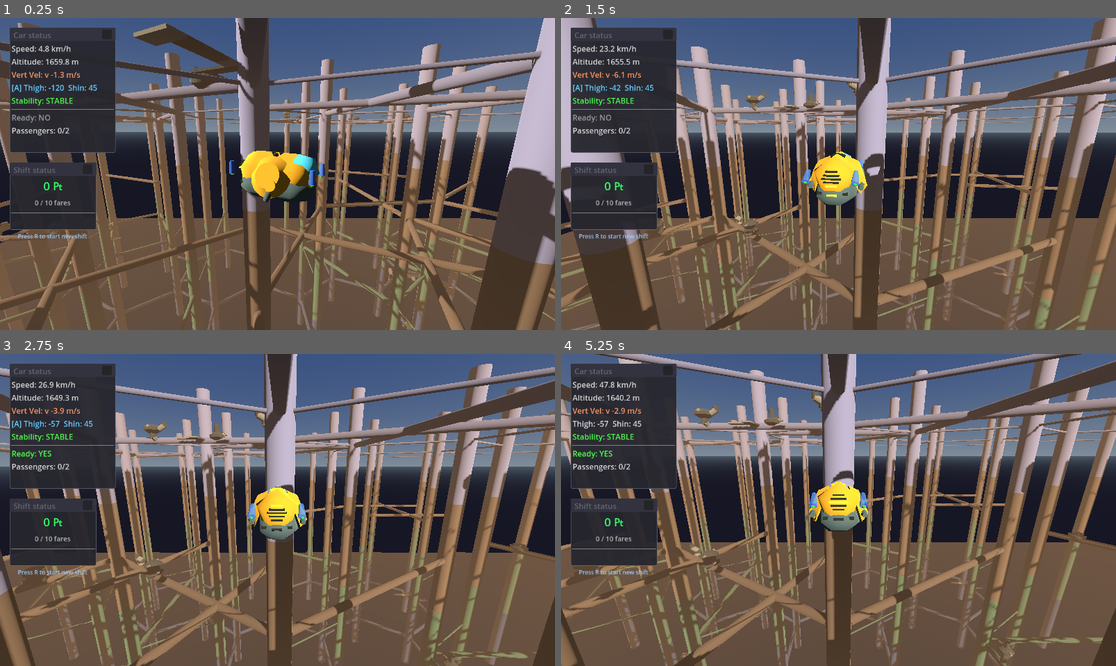
Above: before the commit, frames 1-4 (two rows, left to right).
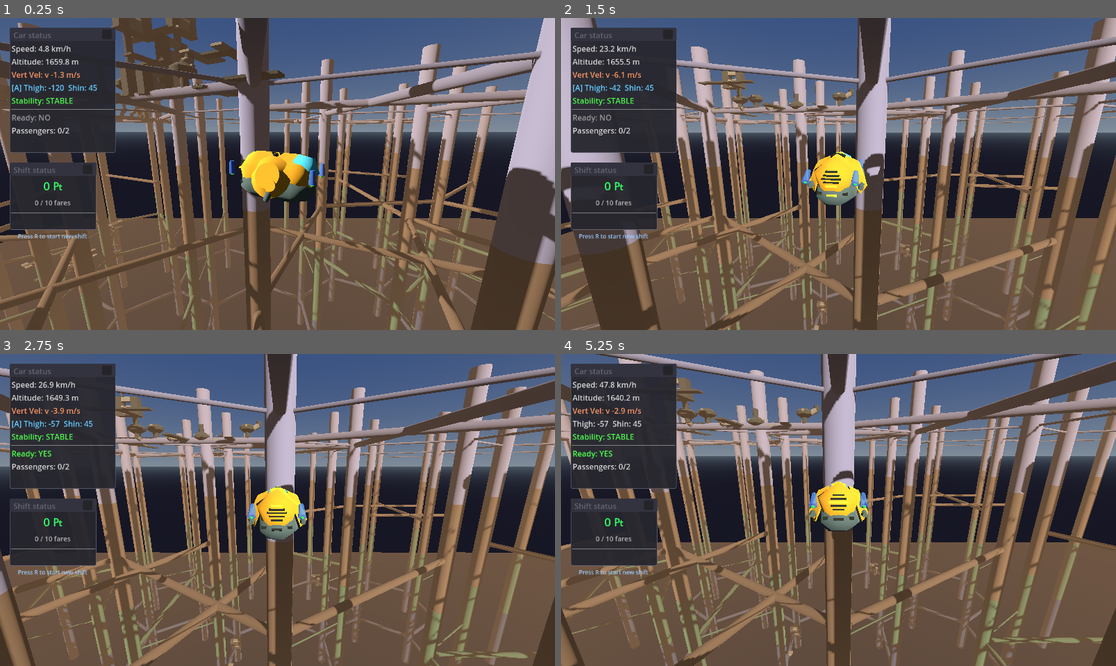
Above: after the commit, the same moments.

Repository: TaxiService/fcar
Game: Godot game, scene res://city/city_test.tscn
Same seed, same stepped clock (60 frames per second), same inputs: the game is played once before the commit and once after it.
Inputs (mouse positions are in pixels of both pictures, inside the frame that each line leads up to):
- Up to frame 1 (0.25 s): no input
- Up to frame 2 (1.5 s): tap R (toggle_ready_for_fares) at 0.5, 1.25 s; move the mouse to (866, 174) at 0.52 s; hold C (crouch) 0.53-1.28 s; hold W (forward) from 0.53 s (still down); click (866, 174) at 0.67 s; tap Space (jump) at 0.77 s; move the mouse to (810, 174) at 1.27 s; tap T (eject_passengers) at 1.35 s
- Up to frame 3 (2.75 s): keep holding W (forward); tap Space (jump) at 1.52 s; tap R (toggle_ready_for_fares) at 2 s; move the mouse to (288, 503) at 2.02 s; tap V (toggle_auto_hover) at 2.1 s
- Up to frame 4 (5.25 s): keep holding W (forward); tap R (toggle_ready_for_fares) at 2.75, 3.5, 3.6, 4.25 s; move the mouse to (832, 516) at 2.77 s; tap Ctrl (toggle_com_compensation) at 2.85 s; click (832, 516) at 2.92 s; tap Space (jump) at 3.02, 3.77, 4.52 s; move the mouse to (877, 513) at 3.52 s; move the mouse to (794, 506) at 4.27 s; tap Alt at 4.35 s; move the mouse to (844, 510) at 5.02 s; hold Shift from 5.03 s (still down); click (844, 510) at 5.17 s

The runs differ from the first frame. In frame 1, 4.3% of the frame differs, in the area x 0-100%, y 0-100%; in frame 2, 1.5%; in frame 3, 1.8%; in frame 4, 1.9%.

Commit message:
added volume_med.tscn, tweaked waypoint look, small tweaks

Diff:
--- a/FCar.gd
+++ b/FCar.gd
@@ -256,9 +256,9 @@
 			var dist = cx + cy
 			if dist <= 14:
 				if dist >= 11:
-					img.set_pixel(x, y, Color(1.0, 1.0, 1.0, 1.0))  # White border
+					img.set_pixel(x, y, Color(1.0, 0.472, 0.835, 1.0))  # White border
 				else:
-					img.set_pixel(x, y, Color(1.0, 0.2, 0.8, 0.95))  # Magenta fill
+					img.set_pixel(x, y, Color(1.0, 0.201, 0.798, 0.435))  # Magenta fill
 
 	var tex = ImageTexture.create_from_image(img)
 	marker_sprite.texture = tex
@@ -292,8 +292,8 @@
 	marker_label.visible = false
 	marker_label.add_theme_font_size_override("font_size", 16)
 	marker_label.add_theme_color_override("font_color", Color(1.0, 0.2, 0.8, 1.0))  # Magenta
-	marker_label.add_theme_color_override("font_outline_color", Color(1.0, 1.0, 1.0, 1.0))  # White outline
-	marker_label.add_theme_constant_override("outline_size", 2)
+	marker_label.add_theme_color_override("font_outline_color", Color(0.0, 0.0, 0.0, 1.0))  # White outline
+	marker_label.add_theme_constant_override("outline_size", 6)
 	destination_marker.add_child(marker_label)
 
 	# Start hidden
--- a/city/building/floor_1x1.tscn
+++ b/city/building/floor_1x1.tscn
@@ -26,7 +26,7 @@
 enabled = true
 max_people = 7
 color_set_index = 2
-bounds_size = Vector3(30, 0, 30)
+bounds_size = Vector3(25, 0, 25)
 
 [node name="CollisionShape3D" type="CollisionShape3D" parent="."]
 shape = SubResource("BoxShape3D_5dwv6")
--- /dev/null
+++ b/city/building/volume_med.tscn
@@ -0,0 +1,187 @@
+[gd_scene load_steps=16 format=3 uid="uid://b8qwvqihw1ecv"]
+
+[ext_resource type="Script" uid="uid://cmafag82uyxu7" path="res://city/BuildingBlock.gd" id="1_o06re"]
+[ext_resource type="Script" uid="uid://c72sj768vn5do" path="res://SpawnSurface.gd" id="2_ssnx1"]
+[ext_resource type="Material" uid="uid://c84qehqsj2tk1" path="res://mats/floor_small.tres" id="3_27yca"]
+[ext_resource type="Script" uid="uid://bqovvbw65pd4c" path="res://city/ConnectionPoint.gd" id="4_3boio"]
+[ext_resource type="Material" uid="uid://d1752hlai3xtn" path="res://mats/floor.tres" id="4_ssnx1"]
+
+[sub_resource type="BoxShape3D" id="BoxShape3D_5dwv6"]
+size = Vector3(90, 5, 30)
+
+[sub_resource type="StandardMaterial3D" id="StandardMaterial3D_c3qcp"]
+albedo_color = Color(0.160784, 0.184314, 0.156863, 1)
+
+[sub_resource type="BoxMesh" id="BoxMesh_nrjh1"]
+material = SubResource("StandardMaterial3D_c3qcp")
+size = Vector3(90, 5, 30)
+
+[sub_resource type="TorusMesh" id="TorusMesh_6dmbk"]
+inner_radius = 3.105
+outer_radius = 5.0
+rings = 5
+ring_segments = 3
+
+[sub_resource type="BoxShape3D" id="BoxShape3D_ssnx1"]
+size = Vector3(25, 60, 25)
+
+[sub_resource type="BoxMesh" id="BoxMesh_27yca"]
+material = SubResource("StandardMaterial3D_c3qcp")
+size = Vector3(25, 60, 25)
+
+[sub_resource type="BoxShape3D" id="BoxShape3D_27yca"]
+size = Vector3(35, 30, 20)
+
+[sub_resource type="BoxMesh" id="BoxMesh_3boio"]
+material = ExtResource("4_ssnx1")
+size = Vector3(35, 30, 20)
+
+[sub_resource type="BoxShape3D" id="BoxShape3D_3boio"]
+size = Vector3(35, 15, 20)
+
+[sub_resource type="BoxMesh" id="BoxMesh_qge6t"]
+material = ExtResource("4_ssnx1")
+size = Vector3(35, 15, 20)
+
+[node name="FloorSmall5" type="StaticBody3D"]
+script = ExtResource("1_o06re")
+
+[node name="SpawnSurface7" type="Node3D" parent="."]
+transform = Transform3D(1, 0, 0, 0, 1, 0, 0, 0, 1, 0, 32.5, 0)
+script = ExtResource("2_ssnx1")
+enabled = true
+max_people = 7
+bounds_size = Vector3(25, 0, 15)
+
+[node name="CollisionShape3D" type="CollisionShape3D" parent="."]
+shape = SubResource("BoxShape3D_5dwv6")
+
+[node name="MeshInstance3D" type="MeshInstance3D" parent="CollisionShape3D"]
+mesh = SubResource("BoxMesh_nrjh1")
+skeleton = NodePath("../..")
+
+[node name="MeshInstance3D2" type="MeshInstance3D" parent="."]
+transform = Transform3D(-4.371139e-08, -1, -4.371139e-08, 0, -4.371139e-08, 1, -1, 4.371139e-08, 1.9106855e-15, 17.5, 33.48, 0)
+mesh = SubResource("TorusMesh_6dmbk")
+skeleton = NodePath("../CollisionShape3D/MeshInstance3D")
+surface_material_override/0 = ExtResource("3_27yca")
+
+[node name="CollisionShape3D2" type="CollisionShape3D" parent="."]
+transform = Transform3D(1, 0, 0, 0, 1, 0, 0, 0, 1, -30, 32.5, 0)
+shape = SubResource("BoxShape3D_ssnx1")
+
+[node name="MeshInstance3D3" type="MeshInstance3D" parent="CollisionShape3D2"]
+mesh = SubResource("BoxMesh_27yca")
+skeleton = NodePath("../..")
+
+[node name="CollisionShape3D3" type="CollisionShape3D" parent="."]
+transform = Transform3D(1, 0, 0, 0, 1, 0, 0, 0, 1, 30, 32.5, 0)
+shape = SubResource("BoxShape3D_ssnx1")
+
+[node name="MeshInstance3D4" type="MeshInstance3D" parent="CollisionShape3D3"]
+mesh = SubResource("BoxMesh_27yca")
+skeleton = NodePath("../..")
+
+[node name="CollisionShape3D4" type="CollisionShape3D" parent="."]
+transform = Transform3D(1, 0, 0, 0, 1, 0, 0, 0, 1, 0, 17.5, 0)
+shape = SubResource("BoxShape3D_27yca")
+
+[node name="MeshInstance3D5" type="MeshInstance3D" parent="CollisionShape3D4"]
+mesh = SubResource("BoxMesh_3boio")
+skeleton = NodePath("../..")
+
+[node name="CollisionShape3D5" type="CollisionShape3D" parent="."]
+transform = Transform3D(1, 0, 0, 0, 1, 0, 0, 0, 1, 0, 55, 0)
+shape = SubResource("BoxShape3D_3boio")
+
+[node name="MeshInstance3D6" type="MeshInstance3D" parent="CollisionShape3D5"]
+mesh = SubResource("BoxMesh_qge6t")
+skeleton = NodePath("../..")
+
+[node name="Conn_Plug_Large" type="Marker3D" parent="."]
+transform = Transform3D(1, 0, 0, 0, -4.371139e-08, -1, 0, 1, -4.371139e-08, 20, -2.5, 0)
+script = ExtResource("4_3boio")
+size_medium = false
+size_large = true
+is_socket = false
+
+[node name="Conn_Plug_Large2" type="Marker3D" parent="."]
+transform = Transform3D(1, 0, 0, 0, -4.371139e-08, -1, 0, 1, -4.371139e-08, -20, -2.5, 0)
+script = ExtResource("4_3boio")
+size_medium = false
+size_large = true
+is_socket = false
+
+[node name="Conn_Plug_Large3" type="Marker3D" parent="."]
+transform = Transform3D(1, 0, 0, 0, -4.371139e-08, 1, 0, -1, -4.371139e-08, 20, 62.5, 0)
+script = ExtResource("4_3boio")
+size_large = true
+is_plug = false
+
+[node name="Conn_Plug_Large4" type="Marker3D" parent="."]
+transform = Transform3D(1, 0, 0, 0, -4.371139e-08, 1, 0, -1, -4.371139e-08, -20, 62.5, 0)
+script = ExtResource("4_3boio")
+size_large = true
+is_plug = false
+
+[node name="Conn_Plug_Medium" type="Marker3D" parent="."]
+transform = Transform3D(-4.371139e-08, 0, 1, 0, 1, 0, -1, 0, -4.371139e-08, 42.5, 45, 0)
+script = ExtResource("4_3boio")
+size_large = true
+
+[node name="Conn_Plug_Medium2" type="Marker3D" parent="."]
+transform = Transform3D(-4.371139e-08, 0, -1, 0, 1, 0, 1, 0, -4.371139e-08, -42.5, 45, 0)
+script = ExtResource("4_3boio")
+size_large = true
+
+[node name="Conn_Socket_Medium" type="Marker3D" parent="."]
+transform = Transform3D(1, 0, 0, 0, 1, 0, 0, 0, 1, 30, 0, 15)
+script = ExtResource("4_3boio")
+size_small = true
+is_plug = false
+
+[node name="Conn_Socket_Medium3" type="Marker3D" parent="."]
+transform = Transform3D(1, 0, 0, 0, 1, 0, 0, 0, 1, -30, 0, 15)
+script = ExtResource("4_3boio")
+size_small = true
+is_plug = false
+
+[node name="Conn_Socket_Medium2" type="Marker3D" parent="."]
+transform = Transform3D(-1, 0, -8.742278e-08, 0, 1, 0, 8.742278e-08, 0, -1, 30, 0, -15)
+script = ExtResource("4_3boio")
+size_small = true
+is_plug = false
+
+[node name="Conn_Socket_Medium4" type="Marker3D" parent="."]
+transform = Transform3D(-1, 0, -8.742278e-08, 0, 1, 0, 8.742278e-08, 0, -1, -30, 0, -15)
+script = ExtResource("4_3boio")
+size_small = true
+is_plug = false
+
+[node name="Conn_Socket_Medium5" type="Marker3D" parent="."]
+transform = Transform3D(-1, 0, -8.742278e-08, 0, 1, 0, 8.742278e-08, 0, -1, 30, 30, -12.5)
+script = ExtResource("4_3boio")
+size_small = true
+size_medium = false
+is_plug = false
+
+[node name="Conn_Socket_Medium6" type="Marker3D" parent="."]
+transform = Transform3D(-1, 0, -8.742278e-08, 0, 1, 0, 8.742278e-08, 0, -1, -30, 30, -12.5)
+script = ExtResource("4_3boio")
+size_small = true
+size_medium = false
+is_plug = false
+
+[node name="Conn_Socket_Medium7" type="Marker3D" parent="."]
+transform = Transform3D(1, 0, 0, 0, 1, 0, 0, 0, 1, 30, 30, 12.5)
+script = ExtResource("4_3boio")
+size_small = true
+size_medium = false
+is_plug = false
+
+[node name="Conn_Socket_Medium8" type="Marker3D" parent="."]
+transform = Transform3D(1, 0, 0, 0, 1, 0, 0, 0, 1, -30, 30, 12.5)
+script = ExtResource("4_3boio")
+size_small = true
+size_medium = false
+is_plug = false
--- a/city/city_test.tscn
+++ b/city/city_test.tscn
@@ -75,8 +75,9 @@
 "zed_strk": 1.0
 }])
 building_seed_spacing = 60.0
+building_seed_probability = 0.8
 building_max_depth = 7
-building_branch_chance = 0.5
+building_branch_chance = 0.8
 building_max_total = 1260
 
 [node name="FreeCam" parent="." instance=ExtResource("3_ao2hm")]
Renamed: main.tscn -> t&St_scene.tscn
